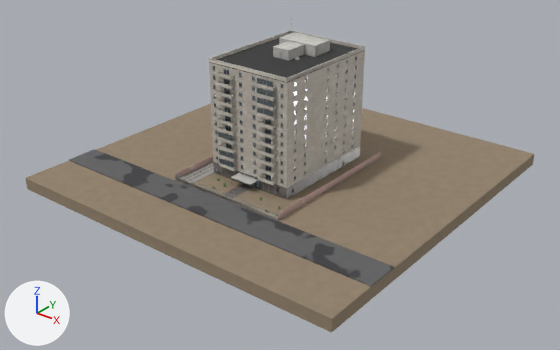
Two versions of the Blender file ArtSource/Blender/World/OldTown/Heroes/W2_horizonte.blend, one commit apart.
The view is the same before and after, from a 50 mm lens placed at (-2206.4, -1979.9, 135.9), pointed at (-2346.4, -1804.9, 27.4). The lights are fixed; the arrows at lower left show +X, +Y and +Z. The first picture is the older version.
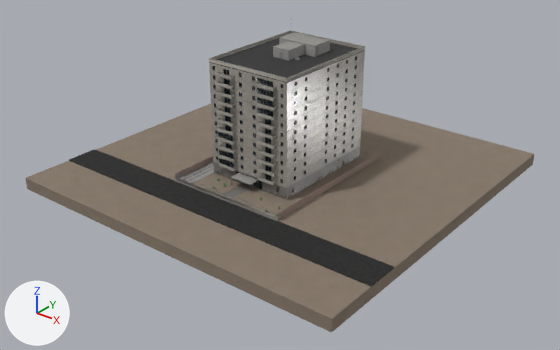
What differs and where, as boxes (x1, y1, x2, y2) in the pictures (560 x 350 px):
'W2_horizonte__ground_plate', surface changed: (26, 104, 534, 330) in both
'W2_horizonte__street_stub', surface changed (grey to black): (69, 149, 394, 287) in both
'W2_horizonte__roof', surface changed: (209, 30, 365, 83) in both
'W2_horizonte__site', surface changed: (174, 152, 381, 221) in both
'W2_horizonte__F11_shell', surface changed: (209, 51, 365, 93) in both
'W2_horizonte__F10_shell', surface changed: (210, 60, 364, 103) in both
'W2_horizonte__F09_shell', surface changed: (210, 73, 359, 113) in both
'W2_horizonte__F07_shell', surface changed: (211, 87, 363, 132) in both
'W2_horizonte__F06_shell', surface changed: (211, 96, 363, 142) in both
'W2_horizonte__F08_shell', surface changed: (210, 82, 363, 123) in both
'W2_horizonte__F05_shell', surface changed: (212, 105, 362, 151) in both
'W2_horizonte__F03_shell', surface changed: (212, 122, 361, 170) in both
'W2_horizonte__F04_shell', surface changed: (212, 113, 362, 161) in both
'W2_horizonte__F02_shell', surface changed: (213, 130, 361, 179) in both
'W2_horizonte__F01_shell', surface changed: (213, 138, 361, 188) in both
'W2_horizonte__F11_balconies', surface changed (darker): (216, 71, 276, 91) in both
'W2_horizonte__F10_balconies', surface changed (darker): (216, 81, 276, 101) in both
'W2_horizonte__F09_balconies', surface changed (darker): (216, 90, 276, 111) in both
'W2_horizonte__F08_balconies', surface changed (darker): (217, 99, 276, 121) in both
'W2_horizonte__F04_balconies', surface changed: (218, 132, 276, 158) in both
'W2_horizonte__F02_balconies', surface changed: (219, 150, 276, 177) in both
'W2_horizonte__F01_balconies', surface changed: (219, 158, 276, 186) in both
'W2_horizonte__F06_balconies', surface changed: (217, 118, 276, 140) in both
'W2_horizonte__F07_balconies', surface changed: (217, 108, 276, 130) in both
'W2_horizonte__F05_balconies', surface changed: (218, 127, 276, 149) in both
'W2_horizonte__F03_balconies', surface changed: (218, 144, 276, 168) in both

What changed in the scene script:
```text
Change mat_reboco_pastilha:
    remove # nodes: AmbientOcclusion, BsdfPrincipled, Bump, HueSaturation, MapRange x8, Mapping x2, Math x14, Mix x5, NewGeometry, ObjectInfo, OutputMaterial, SeparateXYZ x3, TexBrick, TexCoord, TexNoise x5, ValToRGB, Value, VectorMath x2
    remove # colours: light grey #cec8bf, light grey #dfdace, grey #bbb5ad, brown #7c7365, dark grey #656159, brown #6f6c5d
    nodes: BsdfPrincipled, HueSaturation x2, MapRange x5, Mapping x2, Math x13, Mix x5, NewGeometry, NormalMap, ObjectInfo, OutputMaterial, SeparateXYZ x2, TexCoord, TexImage x4, TexNoise x4, Value, VectorMath
    colours: white #e7e1d6, dark grey #656159, brown #6f6c5d
    uses the picture img_pastilha_ao_jpg
    uses the picture img_pastilha_basecolor_jpg
    uses the picture img_pastilha_normal_jpg
    uses the picture img_pastilha_roughness_jpg
Change mat_concreto_pintado:
    remove # nodes: AmbientOcclusion, BsdfPrincipled, Bump, HueSaturation, MapRange x11, Mapping x2, Math x14, Mix x4, NewGeometry, ObjectInfo x2, OutputMaterial, SeparateXYZ x3, TexCoord, TexNoise x5, ValToRGB, Value, VectorMath x2
    remove # colours: light grey #c8c7c0, light grey #dad8d1, brown #7c7365, dark grey #656159, brown #6f6c5d, dark grey #55524d
    nodes: BsdfPrincipled, HueSaturation x2, MapRange x8, Mapping x2, Math x14, Mix x5, NewGeometry, NormalMap, ObjectInfo x2, OutputMaterial, SeparateXYZ x2, TexCoord, TexImage x4, TexNoise x4, Value, VectorMath
    colours: light grey #e1e0d8, dark grey #656159, brown #6f6c5d, dark grey #55524d
    uses the picture img_reboco_ao_jpg
    uses the picture img_reboco_basecolor_jpg
    uses the picture img_reboco_normal_jpg
    uses the picture img_reboco_roughness_jpg
Change mat_reboco_antigo:
    remove # nodes: AmbientOcclusion, BsdfPrincipled, Bump, HueSaturation x2, MapRange x10, Mapping x2, Math x13, Mix x4, NewGeometry, ObjectInfo x2, OutputMaterial, SeparateXYZ x3, TexCoord, TexNoise x5, ValToRGB, Value, VectorMath x2
    remove # colours: beige #cebfaa, beige #e5d7bf, brown #7c7365, dark grey #656159, brown #6f6c5d
    nodes: BsdfPrincipled, HueSaturation x3, MapRange x7, Mapping x2, Math x13, Mix x5, NewGeometry, NormalMap, ObjectInfo x2, OutputMaterial, SeparateXYZ x2, TexCoord, TexImage x4, TexNoise x4, Value, VectorMath
    colours: beige #eadbc3, dark grey #656159, brown #6f6c5d
    uses the picture img_reboco_ao_jpg
    uses the picture img_reboco_basecolor_jpg
    uses the picture img_reboco_normal_jpg
    uses the picture img_reboco_roughness_jpg
Change mat_terra:
    remove # nodes: BsdfPrincipled, Bump, MapRange x2, Mapping, OutputMaterial, TexCoord, TexNoise x2, ValToRGB, VectorMath
    remove # colours: brown #897965, beige #a29079
    nodes: BsdfPrincipled, MapRange, Mapping, Mix, NormalMap, OutputMaterial, TexCoord, TexImage x4, TexNoise, VectorMath
    uses the picture img_terra_ao_jpg
    uses the picture img_terra_basecolor_jpg
    uses the picture img_terra_normal_jpg
    uses the picture img_terra_roughness_jpg
Change mat_asfalto_gasto:
    remove # nodes: AmbientOcclusion, BsdfPrincipled, Bump, MapRange x7, Mapping, Math x5, Mix x2, NewGeometry, ObjectInfo, OutputMaterial, SeparateXYZ, TexCoord, TexNoise x4, ValToRGB, Value, VectorMath x2
    remove # colours: dark grey #555557, grey #737373, dark grey #3f3f42, dark grey #55524d
    nodes: BsdfPrincipled, HueSaturation, MapRange x4, Mapping, Math x5, Mix x3, NewGeometry, NormalMap, ObjectInfo, OutputMaterial, SeparateXYZ, TexCoord, TexImage x4, TexNoise x2, Value, VectorMath
    colours: dark grey #6d6d6e, dark grey #55524d
    uses the picture img_asfalto_ao_jpg
    uses the picture img_asfalto_basecolor_jpg
    uses the picture img_asfalto_normal_jpg
    uses the picture img_asfalto_roughness_jpg
```
